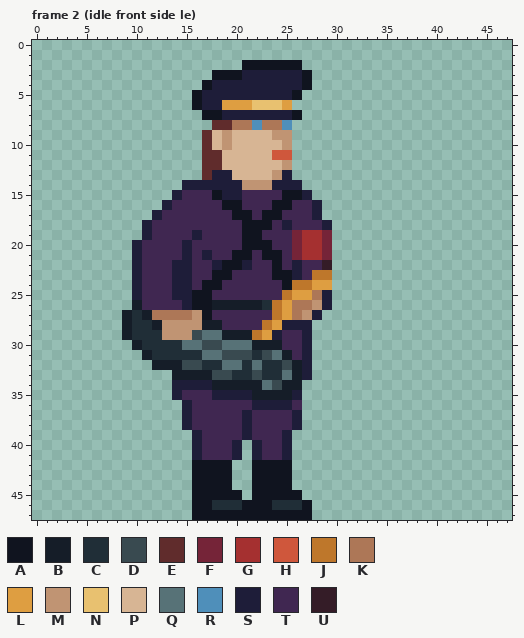
Pixel-art file -- raw assets/fenrik.ase. Above is the file before it was changed.
48x48 pixels, 57 frames. Colours within 5 levels of each other are drawn and written as one. Shown: frame 2 (idle front side le). The commit also changed other frames, which this record leaves out.
Palette (. is transparent): A #10141f  B #151d28  C #202e37  D #394a50  E #602c2c  F #752438  G #a53030  H #cf573c  J #be772b  K #ad7757  L #de9e41  M #c09473  N #e8c170  P #d7b594  Q #577277  R #4f8fba  S #1e1d39  T #402751  U #341c27
And afterwards:
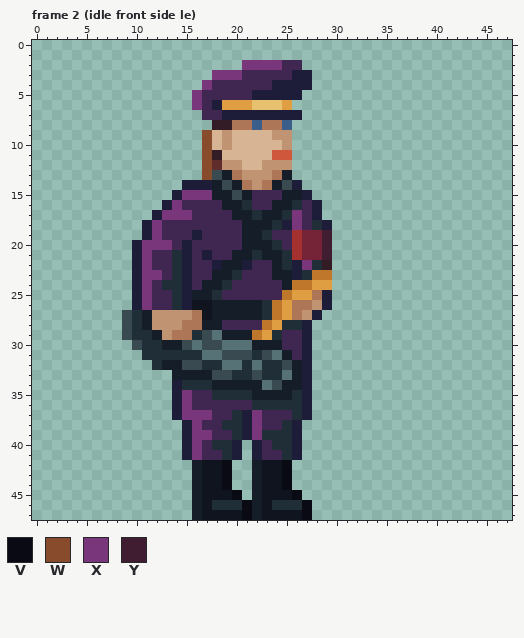
Colours new in this view: V #090a14  W #884b2b  X #7a367b  Y #411d31
Commit message: fenrik art revised + HUD bugfix
The exact change:
colour R: #4f8fba -> #3c5e8b
Changed rows in their new state; - is a pixel that keeps its letter.
Frame 2 (idle front side le), layer "character":
first column x 9:
 2 ------------XXXXTT---
 3 ---------XXXTTTTT-S--
 4 --------XTTTTTT---S--
 5 -------XTTTTT----S---
 6 -------XT------------
 7 --------TT-------S---
 8 ---------UU----------
 9 --------W------------
10 --------W------------
11 --------WU-----------
12 --------W-MM--MM-----
13 --------WDBKMMMKB----
14 ---------BDBK-KBD----
15 ------XXXBBDB---BB---
16 -----X----BBC--BBC---
17 ----XXX----BBCBBCX---
18 ---X--------BBBC-X-C-
19 ---X--------BBC--GFFY
20 --XXX-------BBBC-GFFY
21 --X--C-----BBCBBCGFFY
22 --X--C----BB---BC-XC-
23 --XX-C---BBC---BB-C--
24 --X-CC--BBC-----B----
25 --X--C-BBC-----------
26 -SX--C---------------
27 D--MMMMK-BBBBBC------
28 D-BM--KK--------CC---
29 D--B-KKCD------C-----
30 -D--BBD--------------
31 --C------------------
32 ---C-----------------
34 ------CCC---------S--
35 ------X--CCCC----CS--
36 -----SX------CCCCCS--
37 -----SXXX--C-X---CS--
38 -------X--CC-X--C----
39 ------SXX--C-XCCCS---
40 ------SX-CC----CCS---
41 ------SX--C-----CS---
42 -------B--V--B--V----
43 -------B--V--B--V----
44 -------B--V--B--V----
45 -------B---V-B---V---
46 -------B----VB----V--
47 -------B----VB----V--
Where, in picture pixels (left, top, right, bottom), the same in both pictures:
changed: (122, 60, 332, 520)
